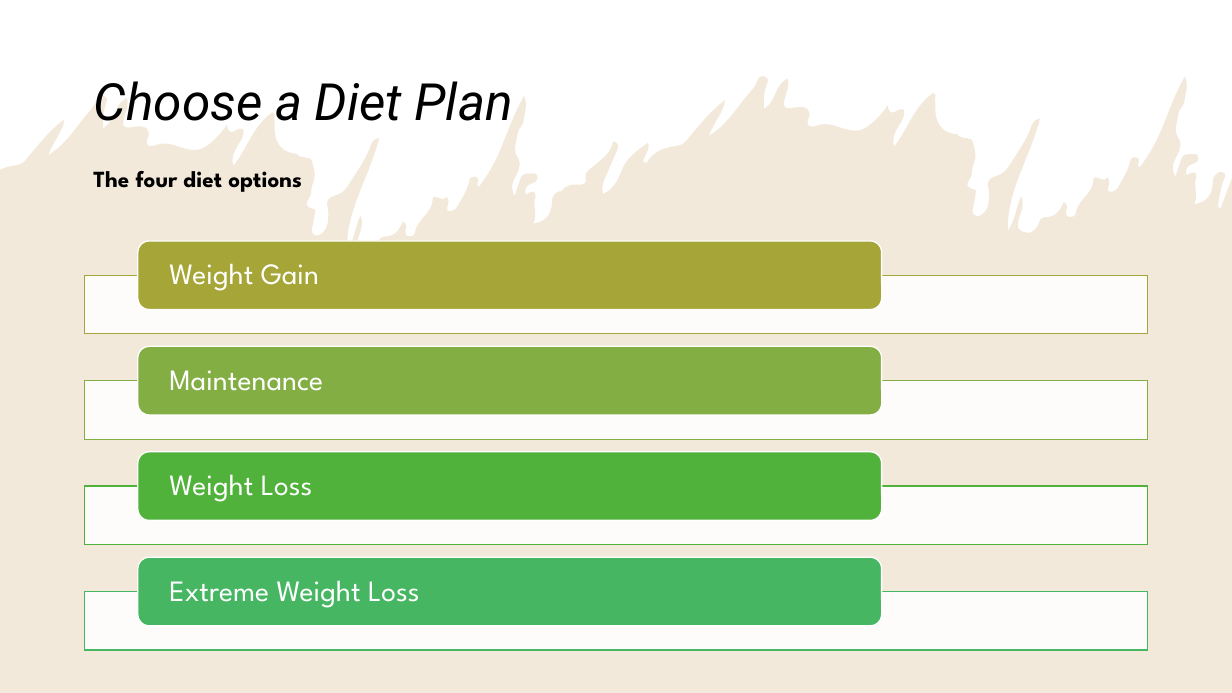
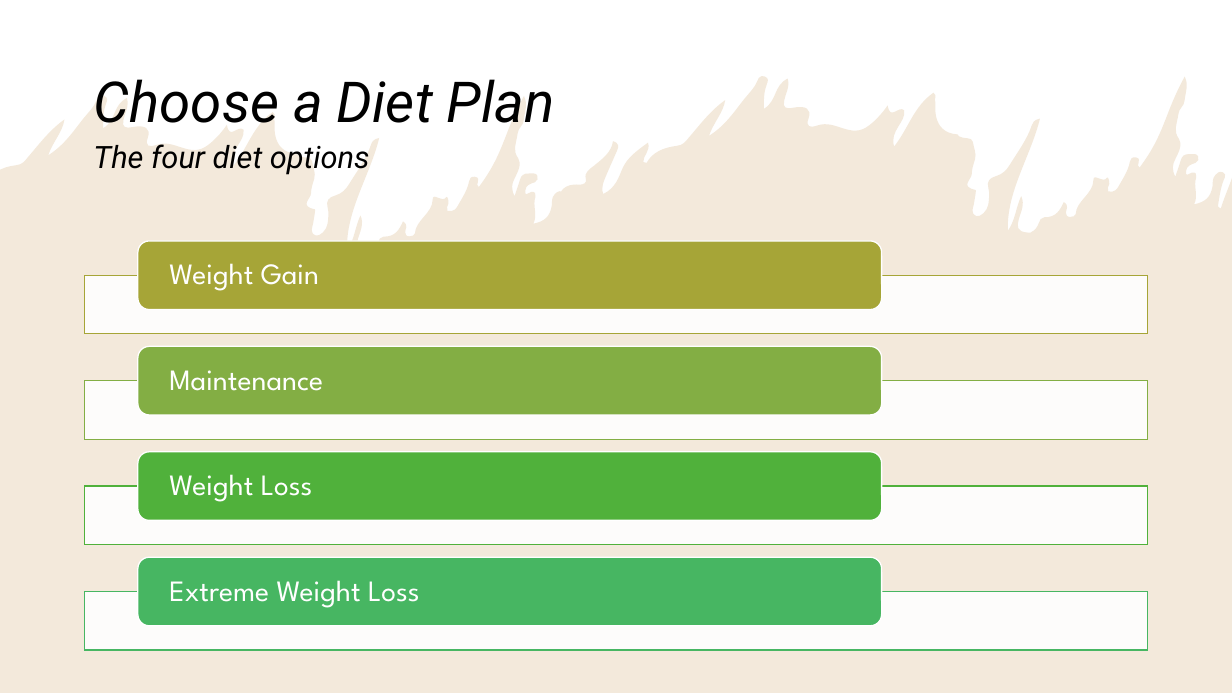
Before and after one commit to alizapeikes/CalorieCounter, a slide deck: slide 10 of About Calorie Counter.pptx. Drawn at 1232x693 pixels with LibreOffice and Linux fonts; fonts in the diff are those of the drawing. Boxes give left, top, right and bottom in pixels: in the first picture for what was removed or moved away, otherwise in the second. Text is boxed around its words. In the diff, an @@ line names an element or a change of style, - is before the commit and + after.

```diff
--- a/About Calorie Counter.pptx
+++ b/About Calorie Counter.pptx
@@ title "Choose a Diet Plan" at (x1=94, y1=79, x2=555, y2=123): size 40 to 44 pt @@
@@ text "The four diet options" moved from (x1=93, y1=171, x2=302, y2=192) to (x1=93, y1=144, x2=370, y2=175) @@
@@ text "The four diet options" at (x1=93, y1=144, x2=370, y2=175): size 18 to 24 pt, font League Spartan to Roboto, bold off, italic on @@
```
Also in this commit, not shown: 9 other slides changed.
